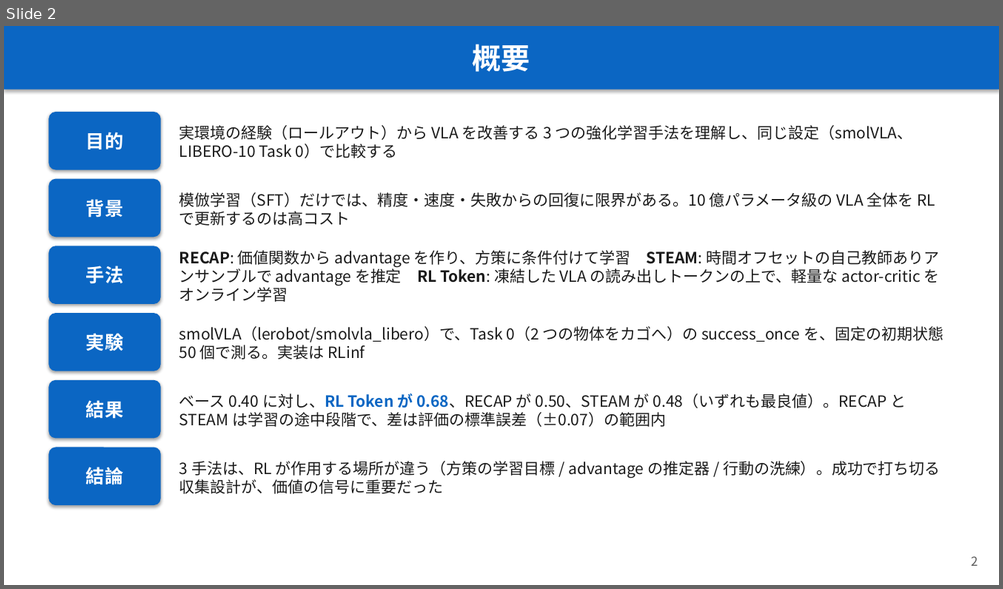
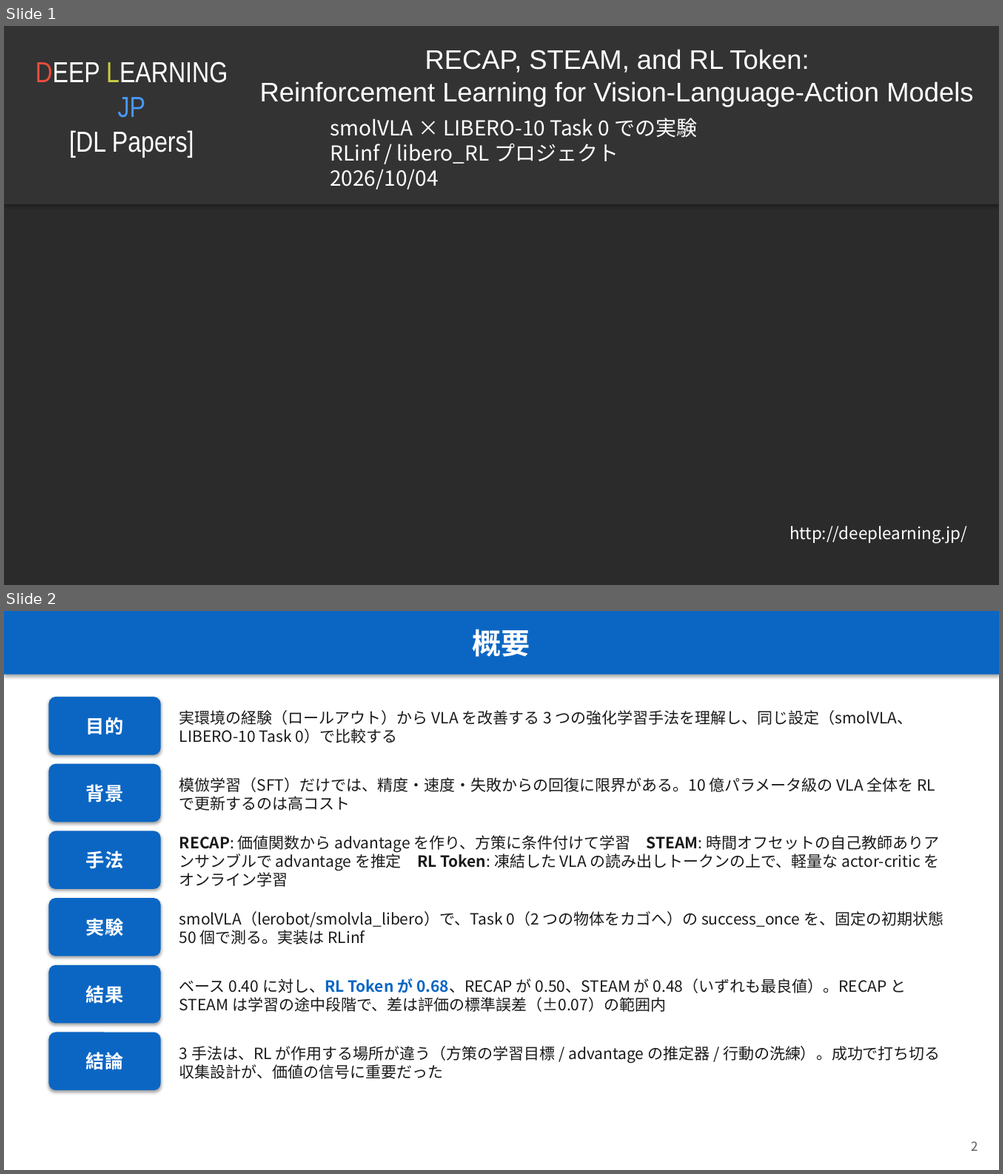
Before and after one commit to Junhand/libero_RL, a slide deck: docs/RECAP_STEAM_RLToken.pptx. Shown one above the other, each under a label of ours: slide 2 before the commit, slides 1 and 2 after it. The pictures are 1003x589 and 1003x1174 pixels, drawn with LibreOffice and Linux fonts; fonts in the diff are those of the drawing; background and template pictures are left out; a plain dark background stands for a picture behind light text. Boxes give left, top, right and bottom in pixels: in the first picture for what was removed or moved away, otherwise in the second. Text is boxed around its words. In the diff, an @@ line names an element or a change of style, - is before the commit and + after.

```diff
--- a/docs/RECAP_STEAM_RLToken.pptx
+++ b/docs/RECAP_STEAM_RLToken.pptx
@@ slide 1 added at (x1=4, y1=26, x2=999, y2=585), background picture (left out) @@
@@ rectangle added at (x1=4, y1=26, x2=999, y2=204), fill #333333 @@
@@ text added at (x1=35, y1=62, x2=227, y2=157), 28 pt, text #FFFFFF @@
+DEEP LEARNING JP
+[DL Papers]
@@ text added at (x1=260, y1=49, x2=973, y2=107), 26 pt, text #FFFFFF @@
+RECAP, STEAM, and RL Token:
+Reinforcement Learning for Vision-Language-Action Models
@@ text added at (x1=330, y1=118, x2=697, y2=190), 20 pt, text #FFFFFF @@
+smolVLA × LIBERO-10 Task 0 での実験
+RLinf / libero_RL プロジェクト
+2026/10/04
@@ text added at (x1=789, y1=526, x2=967, y2=544), 16 pt, text #FFFFFF @@
+http://deeplearning.jp/
```
Also in this commit, not shown: 1 slide removed, 2 other files.
